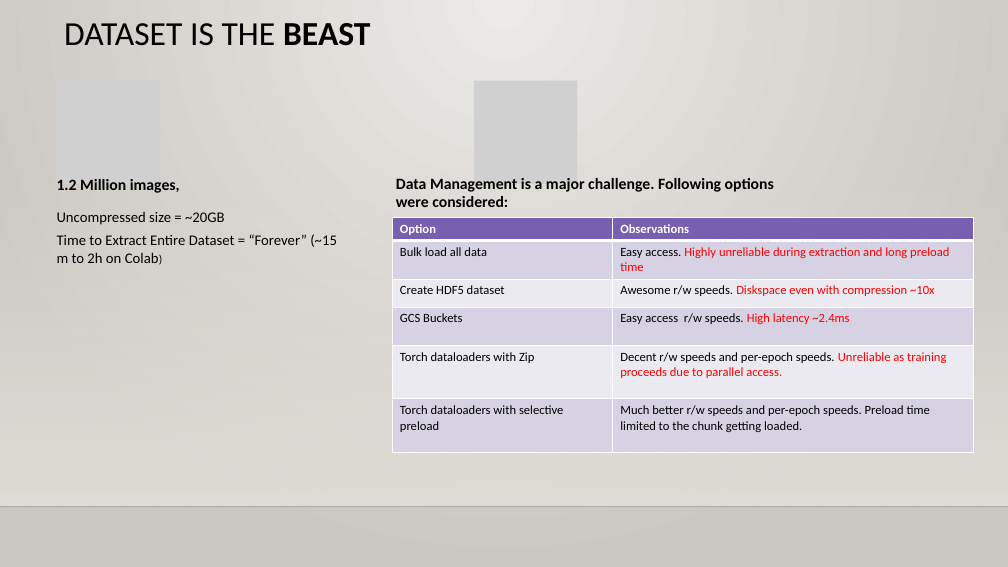
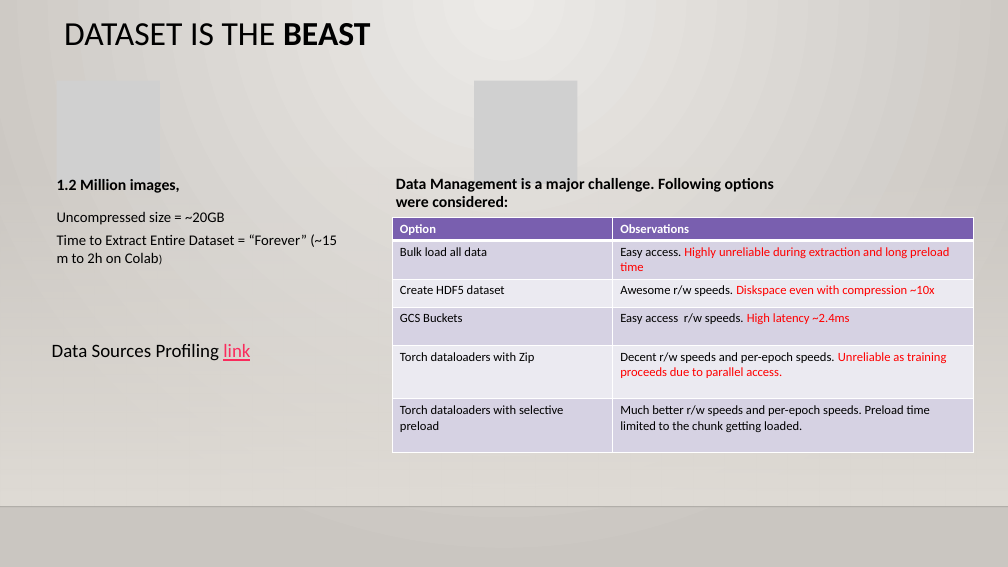
Before and after one commit to rajy4683/S15FinalSubmission, a slide deck: slide 2 of How to Train your dragon.pptx. Drawn at 1008x567 pixels with LibreOffice and Linux fonts; fonts in the diff are those of the drawing; grey boxes stand for pictures; background and template pictures are left out. Boxes give left, top, right and bottom in pixels: in the first picture for what was removed or moved away, otherwise in the second. Text is boxed around its words. In the diff, an @@ line names an element or a change of style, - is before the commit and + after.

```diff
--- a/How to Train your dragon.pptx
+++ b/How to Train your dragon.pptx
@@ text added at box(52, 344, 250, 361), 18 pt, text #000000 @@
+Data Sources Profiling link
```
Also in this commit, not shown: 1 other file.
